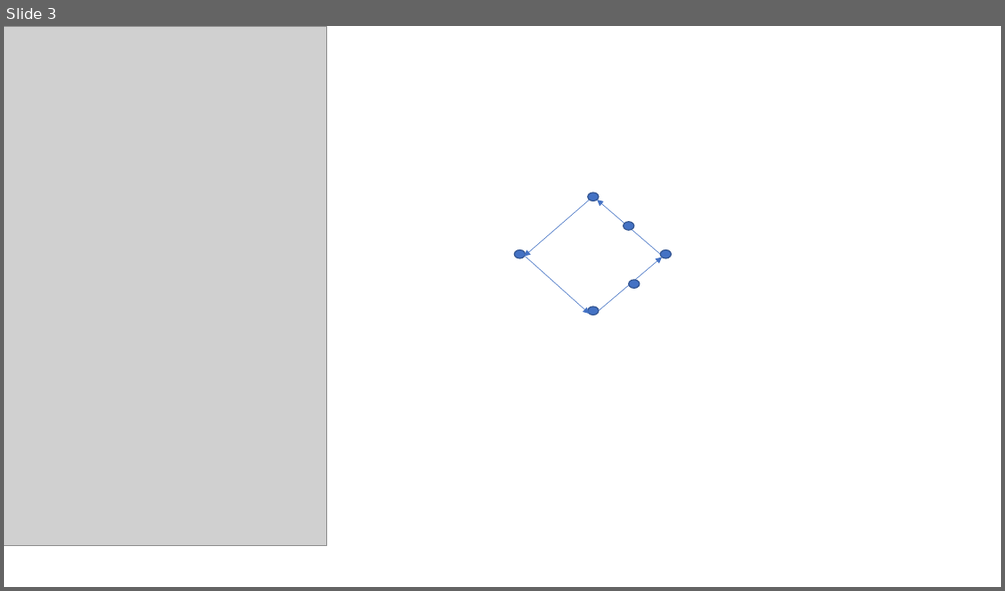
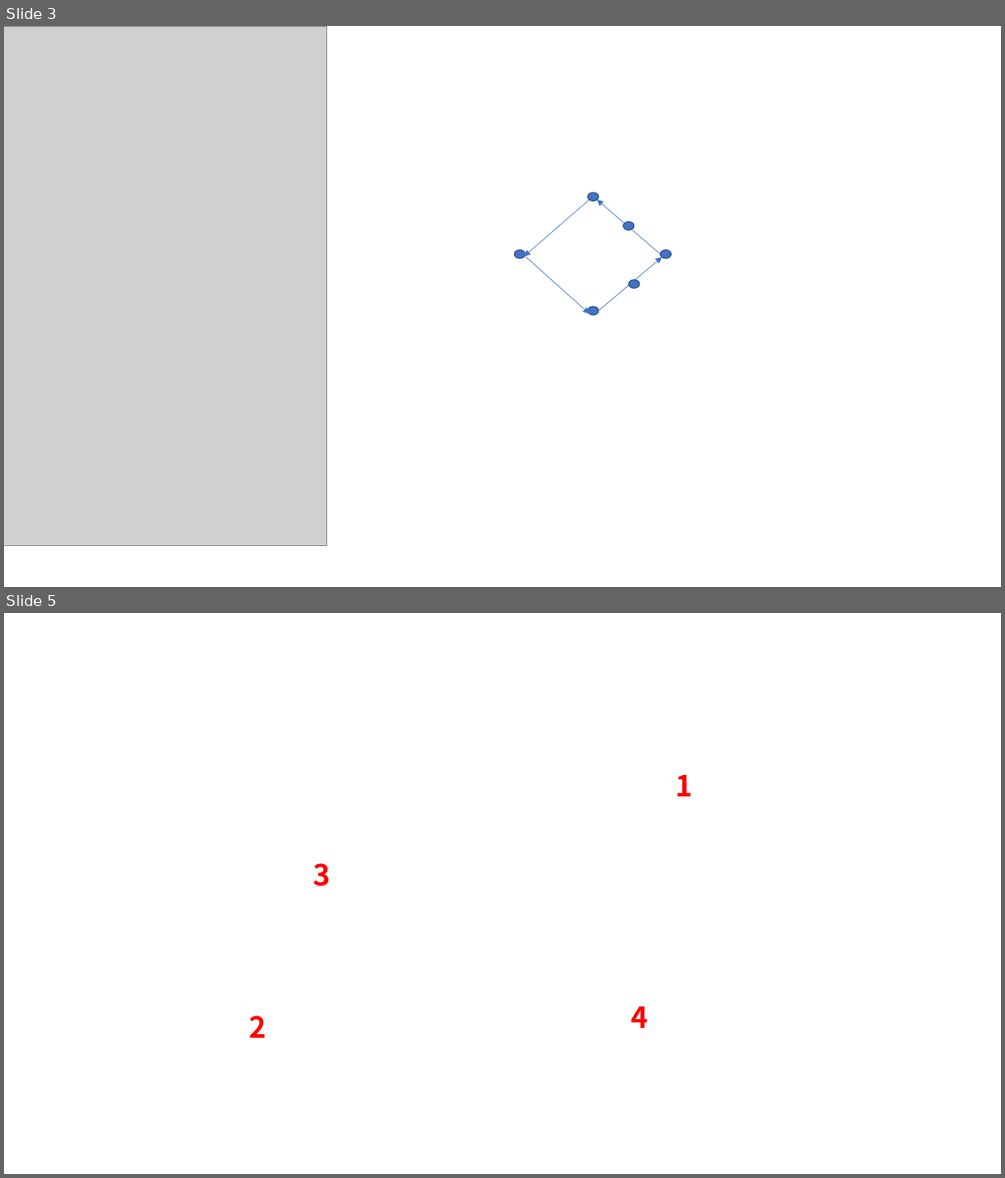
Before and after one commit to lubyant/SU21_CS524_FinalProject, a slide deck: fig.pptx. Shown one above the other, each under a label of ours: slide 3 before the commit, slides 3 and 5 after it; the slides between them are not shown. The pictures are 1005x591 and 1005x1178 pixels, drawn with LibreOffice and Linux fonts; fonts in the diff are those of the drawing; grey boxes stand for pictures; background and template pictures are left out. Boxes give left, top, right and bottom in pixels: in the first picture for what was removed or moved away, otherwise in the second. Text is boxed around its words. In the diff, an @@ line names an element or a change of style, - is before the commit and + after.

```diff
--- a/fig.pptx
+++ b/fig.pptx
@@ slide 5 added at box(4, 613, 1001, 1174), background picture (left out) @@
@@ text added at box(675, 774, 692, 796), 28 pt, text #FF0000, bold @@
+1
@@ text added at box(313, 863, 330, 886), 28 pt, text #FF0000, bold @@
+3
@@ text added at box(631, 1005, 647, 1028), 28 pt, text #FF0000, bold @@
+4
@@ text added at box(250, 1015, 267, 1038), 28 pt, text #FF0000, bold @@
+2
```
Also in this commit, not shown: 1 other slide added, 3 other files.
